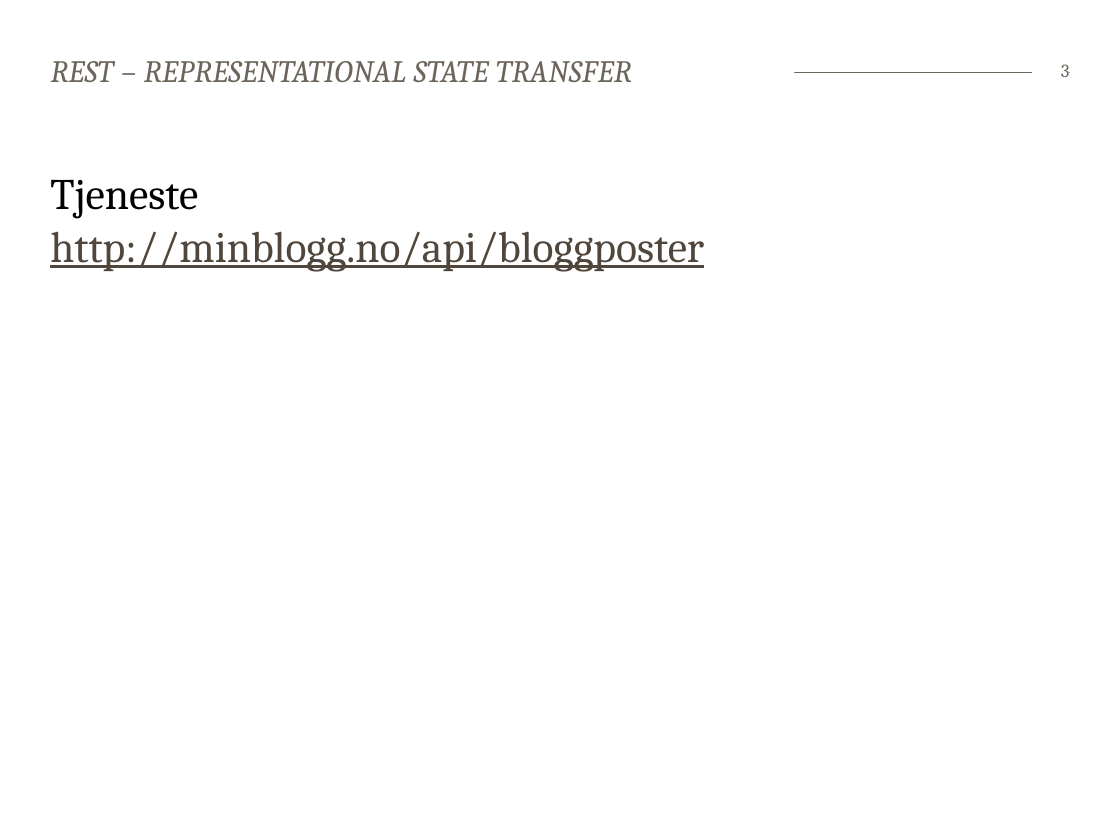
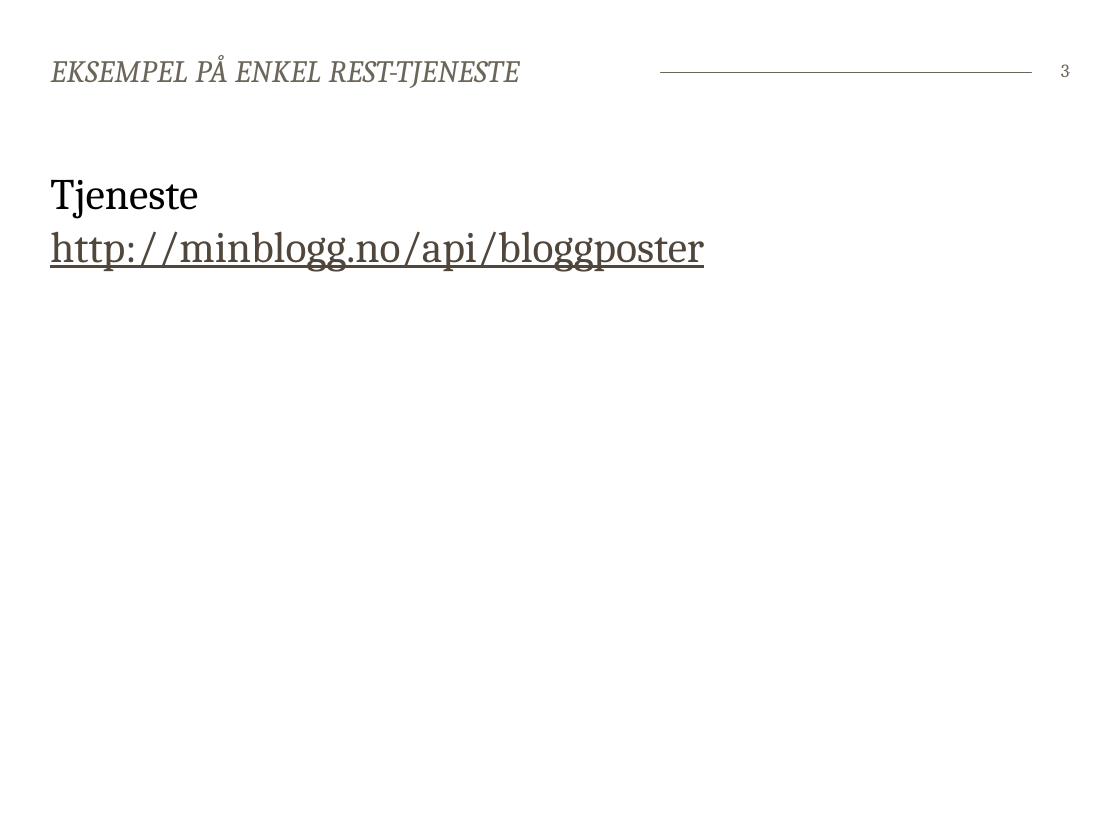
Before and after one commit to bekk/dotnetkurs, a slide deck: slide 3 of webapi/WebAPI.pptx. Drawn at 1120x840 pixels with LibreOffice and Linux fonts; fonts in the diff are those of the drawing. Boxes give left, top, right and bottom in pixels: in the first picture for what was removed or moved away, otherwise in the second. Text is boxed around its words. In the diff, an @@ line names an element or a change of style, - is before the commit and + after.

```diff
--- a/webapi/WebAPI.pptx
+++ b/webapi/WebAPI.pptx
@@ title at [51, 55, 519, 88]: text changed @@
-REST – REPRESENTATIONAL STATE TRANSFER
+EKSEMPEL PÅ ENKEL REST-TJENESTE
```
Also in this commit, not shown: 3 other slides changed.
